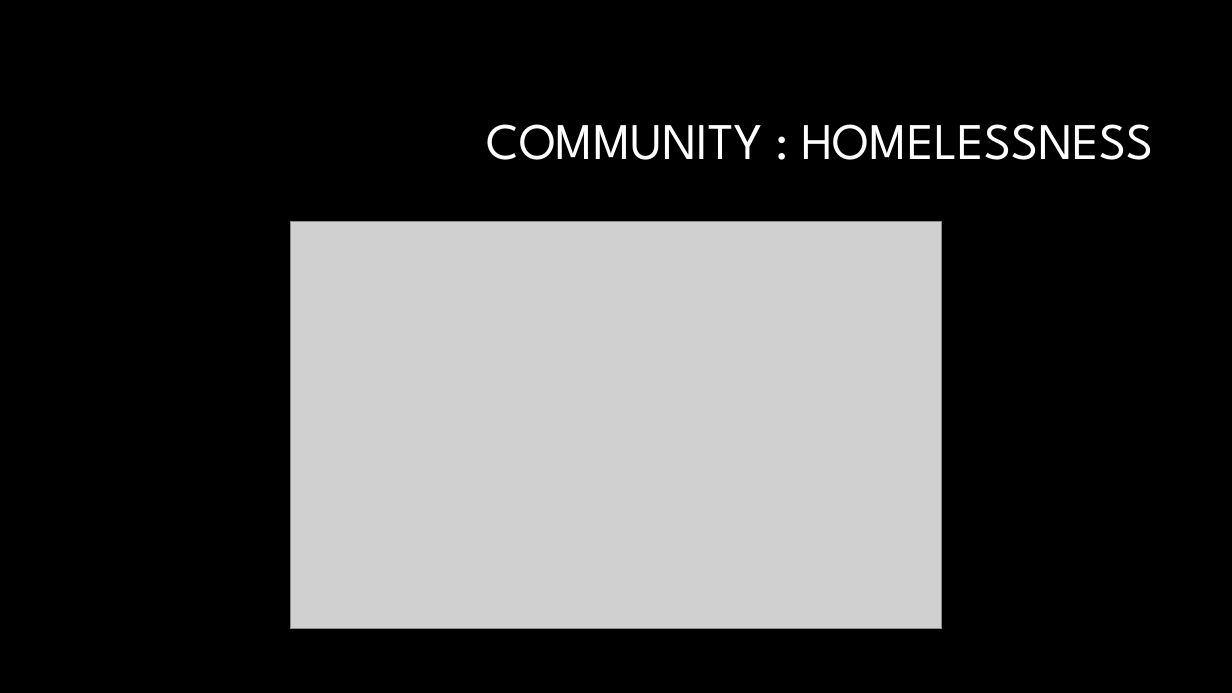
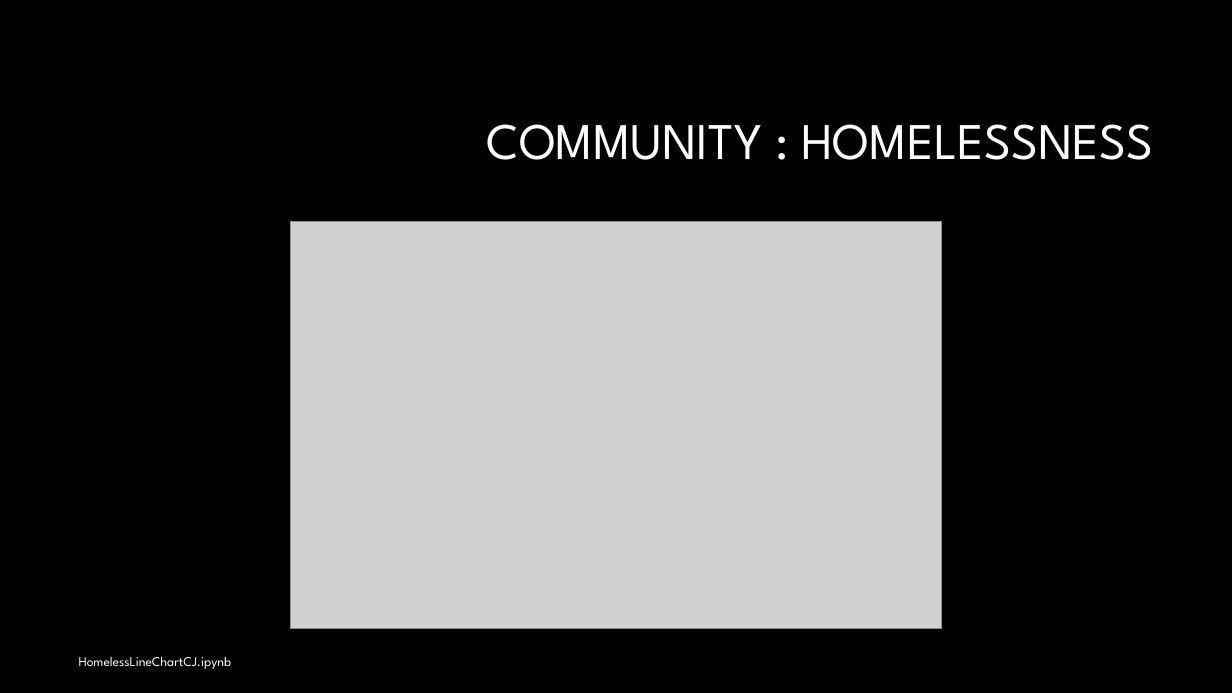
Before and after one commit to JANSSOC/Group6_Project, a slide deck: slide 10 of Group Project one .pptx (slide 9 before the commit). Drawn at 1232x693 pixels with LibreOffice and Linux fonts; fonts in the diff are those of the drawing; grey boxes stand for pictures; background and template pictures are left out. Boxes give left, top, right and bottom in pixels: in the first picture for what was removed or moved away, otherwise in the second. Text is boxed around its words. In the diff, an @@ line names an element or a change of style, - is before the commit and + after.

```diff
--- a/Group Project one .pptx
+++ b/Group Project one .pptx
@@ text added at (79,656,232,669), 10.5 pt, text #FFFFFF @@
+HomelessLineChartCJ.ipynb
```
Also in this commit, not shown: 9 other slides changed, 1 slide added.
